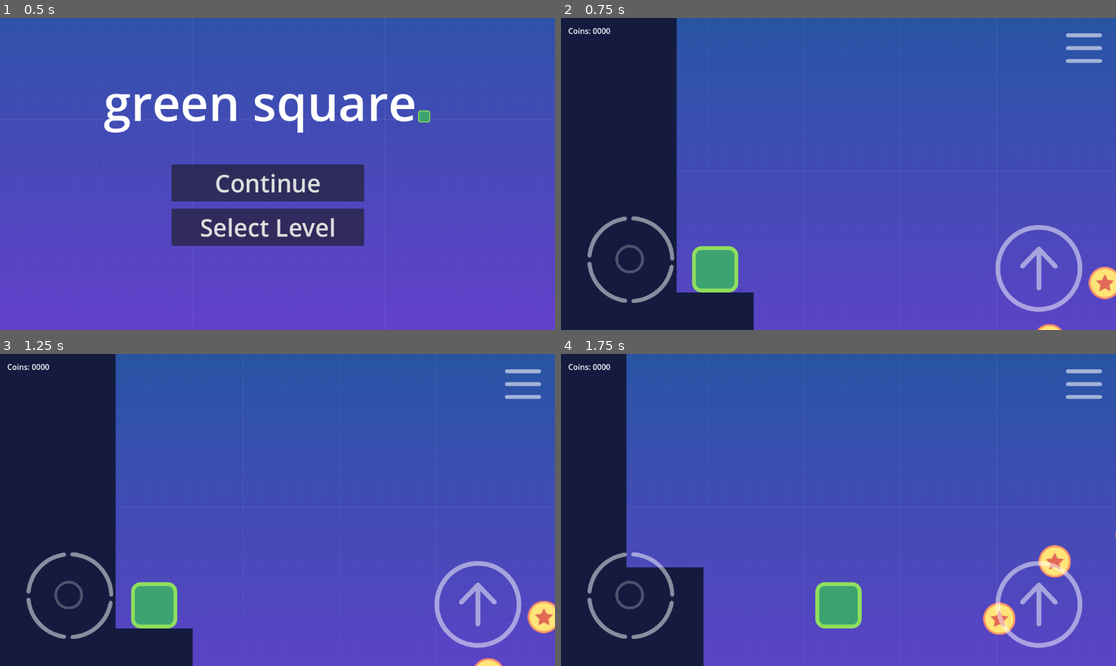
Above: before the commit, frames 1-4 (two rows, left to right).
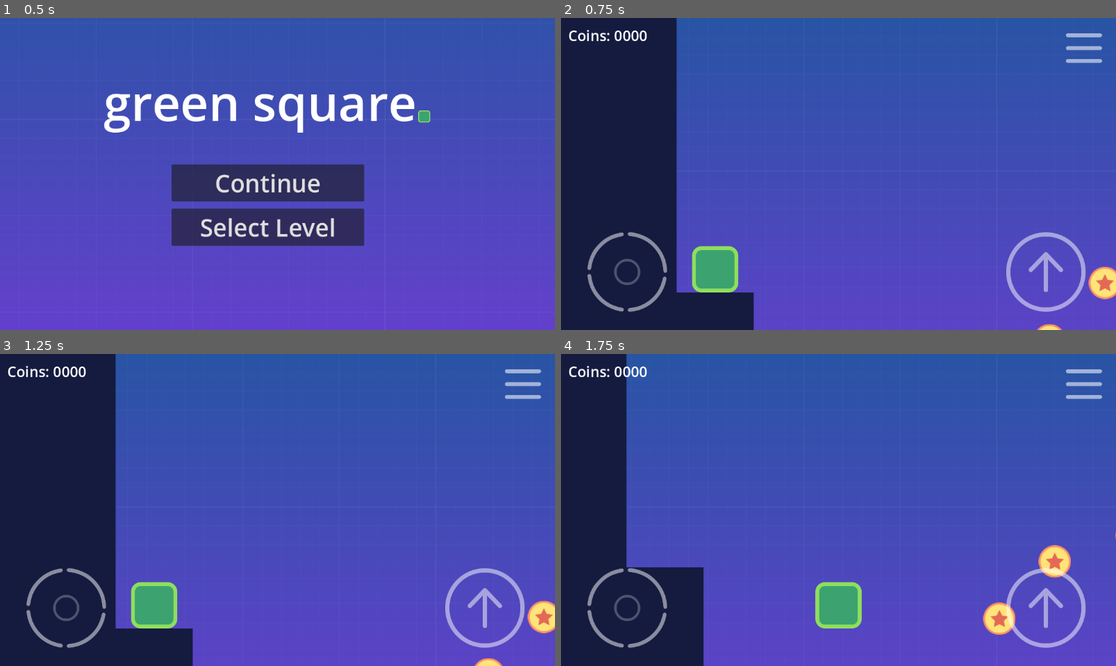
Above: after the commit, the same moments.

Repository: Aoshua/Geometric-2D-Platformer
Game: Godot game, scene res://src/ui/menus/main_menu.tscn
The game is run twice, just before and just after one commit, with the same random seed, the same clock (stepped at 60 frames per second) and the same inputs.
Inputs (mouse positions are in pixels of both pictures, inside the frame that each line leads up to):
- Up to frame 1 (0.5 s): no input
- Up to frame 2 (0.75 s): click "Continue" at 0.5 s
- Up to frame 3 (1.25 s): no input
- Up to frame 4 (1.75 s): tap Enter at 1.25 s; move the mouse to (960, 494) at 1.27 s; hold D (move_right) from 1.28 s (still down); click (960, 494) at 1.42 s; tap W (jump) at 1.52 s

Frame 1 is identical in both runs. In frame 2, 3.0% of the frame differs, in the area x 1-95%, y 3-95%; in frame 3, 3.0%; in frame 4, 3.0%.

Commit message:
even more moving buttons

Diff:
--- a/src/actors/player.tscn
+++ b/src/actors/player.tscn
@@ -55,7 +55,8 @@
 
 [node name="Joystick" parent="PlayerControls/Control" instance=ExtResource("3_ca37w")]
 unique_name_in_owner = true
-position = Vector2(55, -236)
+position = Vector2(55, -203)
+scale = Vector2(0.55, 0.55)
 
 [node name="Control2" type="Control" parent="PlayerControls"]
 layout_mode = 3
@@ -69,7 +70,8 @@
 metadata/_edit_use_anchors_ = true
 
 [node name="JumpButton" parent="PlayerControls/Control2" instance=ExtResource("4_jkb2p")]
-position = Vector2(-250, -218)
+position = Vector2(-228, -203)
+scale = Vector2(0.55, 0.55)
 action = "jump"
 
 [node name="Control3" type="Control" parent="PlayerControls"]
@@ -103,6 +105,7 @@
 layout_mode = 2
 offset_right = 10.0
 offset_bottom = 23.0
+theme_override_font_sizes/font_size = 30
 text = "Coins: 0000"
 
 [connection signal="area_entered" from="EnemyDetector" to="." method="_on_enemy_detector_area_entered"]
--- a/src/global.gd
+++ b/src/global.gd
@@ -45,8 +45,8 @@
 		return
 
 	# Set unlocked levels, defaulting to level 1 if not found
-	var thing = json.data["unlocked_levels"]
-	unlocked_levels = thing
+	unlocked_levels = json.data["unlocked_levels"]
+	coins = json.data["coins"]
 
 
 # Call whenever the user unlocks a new level.
--- a/src/ui/joystick.tscn
+++ b/src/ui/joystick.tscn
@@ -12,10 +12,10 @@
 texture_normal = ExtResource("1_g5ti6")
 shape = SubResource("CircleShape2D_a1pa8")
 script = ExtResource("2_k7vjl")
-metadata/_edit_vertical_guides_ = [180.0]
-metadata/_edit_horizontal_guides_ = [180.0]
+metadata/_edit_vertical_guides_ = [180.0, 90.0]
+metadata/_edit_horizontal_guides_ = [180.0, 90.0]
 
 [node name="Knob" type="Sprite2D" parent="."]
 unique_name_in_owner = true
-position = Vector2(146, 148)
+position = Vector2(150, 150)
 texture = ExtResource("2_w43c8")
